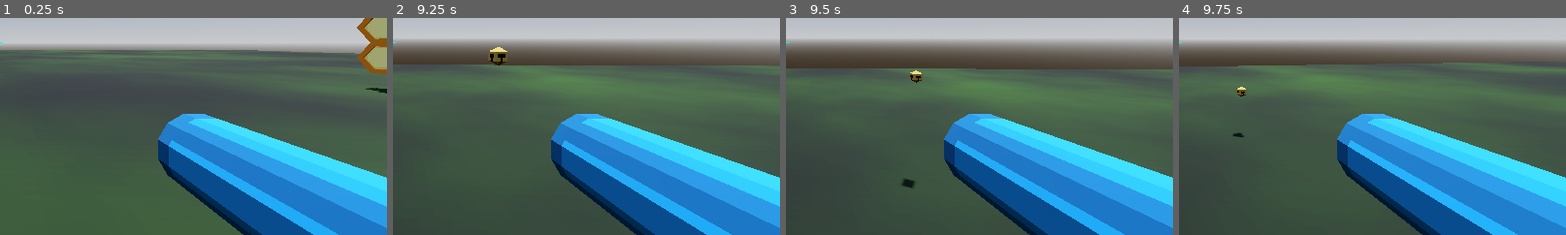
Above: before the commit, frames 1-4 (left to right).
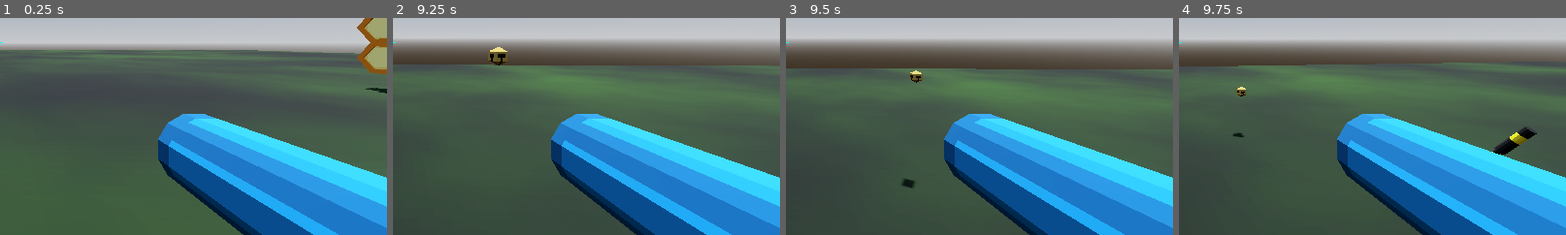
Above: after the commit, the same moments.

Repository: partkyle/bellhivers
Game: Godot game, scene res://scenes/main.tscn
Two runs of this game, one before a commit and one after it. Both use one fixed random seed, a clock stepped at 60 frames per second and the inputs below.
Inputs (mouse positions are % of the whole screen's width and height, from its top left):
- Up to frame 1 (0.25 s): no input
- Up to frame 2 (9.25 s): tap Enter at 0.5 s; move the mouse to (55, 50) at 0.52 s; press the mouse at (55, 50) at 0.53 s; hold W (move_up) 0.53-5.78 s; tap Space (jump) at 0.77, 1.52, 2, 3.02, 3.77, 4.52, 6.02, 6.77, 7.52, 9.02 s; move the mouse to (45, 50) at 1.27 s; release the mouse at (45, 50) at 1.28 s; click (45, 50) at 1.35 s; move the mouse to (52, 48) at 2.02 s; press the mouse at (52, 48) at 2.03 s; tap 1 (grenade) every 2.25 s from 2.1 to 8.85 s; move the mouse to (49, 52) at 2.77 s; release the mouse at (49, 52) at 2.78 s; click (49, 52) at 2.85 s; move the mouse to (57, 51) at 3.52 s; press the mouse at (57, 51) at 3.53 s; move the mouse to (42, 49) at 4.27 s; release the mouse at (42, 49) at 4.28 s; click (42, 49) at 4.55 s; move the mouse to (51, 50) at 5.02 s; press the mouse at (51, 50) at 5.03 s; move the mouse to (46, 48) at 5.77 s; release the mouse at (46, 48) at 5.78 s; hold D (move_right) 5.78-6.53 s; click (46, 48) at 5.85 s; move the mouse to (55, 50) at 6.52 s; press the mouse at (55, 50) at 6.53 s; hold W (move_up) 6.53-8.78 s; move the mouse to (45, 50) at 7.27 s; release the mouse at (45, 50) at 7.28 s; click (45, 50) at 7.35 s; move the mouse to (52, 48) at 8.02 s; press the mouse at (52, 48) at 8.03 s; move the mouse to (49, 52) at 8.77 s; release the mouse at (49, 52) at 8.78 s; hold A (move_left) from 8.78 s (still down); click (49, 52) at 9.05 s
- Up to frame 3 (9.5 s): keep holding A (move_left)
- Up to frame 4 (9.75 s): move the mouse to (57, 51) at 9.52 s; release A (move_left) at 9.53 s; press the mouse at (57, 51) at 9.53 s; hold W (move_up) from 9.53 s (still down)
The pictures show only the part of the screen within x 50-100%, y 44-94%; the shares and areas given below are measured in that part.

Frames 1-3 are identical in both runs. In frame 4, 0.6% of the frame differs, in the area x 80-93%, y 50-63%.

Commit message:
aggro system

Diff:
--- a/bodies/bee.gd
+++ b/bodies/bee.gd
@@ -4,9 +4,12 @@
 
 @export var speed := 4.0
 @export var patrol_range := Vector2(-5, 5)
+@export var notify_community_delay := 1.0
 
 @onready var bee_model = $bee_model
 @onready var patrol_timer = $PatrolTimer
+@onready var enemy_community = $enemy_community
+@onready var aggro_alert = $AggroAlert
 
 var initial_position : Vector3
 var patrol_position : Vector3
@@ -37,24 +40,28 @@
 	move_and_slide()
 
 
-func hit():
-	destroy()
+func hit(attacker: Node3D):
+	bee_model.destroy()
+	await get_tree().create_timer(notify_community_delay).timeout
+	for e in enemy_community.get_overlapping_bodies():
+		e.acquire_target(attacker)
+	queue_free()
+
 
 func bell_smash():
+	bee_model.destroy()
 	queue_free()
 
 func _on_player_locator_body_entered(body):
 	patrol_timer.stop()
-	target = body
+	acquire_target(body)
 
+func acquire_target(t: Node3D):
+	target = t
+	aggro_alert.play()
 
 func _on_player_locator_body_exited(body):
 	target = null
-
-
-func destroy():
-	bee_model.destroy()
-	queue_free()
 
 
 func set_patrol_position():
--- a/bodies/bee.tscn
+++ b/bodies/bee.tscn
@@ -1,7 +1,8 @@
-[gd_scene load_steps=6 format=3 uid="uid://brgjwjphru0r"]
+[gd_scene load_steps=7 format=3 uid="uid://brgjwjphru0r"]
 
 [ext_resource type="Script" path="res://bodies/bee.gd" id="1_0hl8t"]
 [ext_resource type="PackedScene" uid="uid://7wo3basgcosp" path="res://bodies/bee_model.tscn" id="2_n8hg6"]
+[ext_resource type="AudioStream" uid="uid://du255nsrka5mh" path="res://assets/sounds/Hit_Hurt13.wav" id="3_qssah"]
 
 [sub_resource type="CapsuleShape3D" id="CapsuleShape3D_kqeck"]
 radius = 0.7
@@ -11,12 +12,12 @@
 height = 10.0
 radius = 10.0
 
-[sub_resource type="CylinderShape3D" id="CylinderShape3D_18utf"]
-height = 20.0
+[sub_resource type="SphereShape3D" id="SphereShape3D_cbwkg"]
+radius = 5.0
 
 [node name="Bee" type="CharacterBody3D"]
 collision_layer = 2
-collision_mask = 258
+collision_mask = 266
 script = ExtResource("1_0hl8t")
 
 [node name="bee_model" parent="." instance=ExtResource("2_n8hg6")]
@@ -37,12 +38,15 @@
 collision_mask = 2
 
 [node name="CollisionShape3D" type="CollisionShape3D" parent="enemy_community"]
-shape = SubResource("CylinderShape3D_18utf")
+shape = SubResource("SphereShape3D_cbwkg")
 
 [node name="PatrolTimer" type="Timer" parent="."]
 wait_time = 2.0
 autostart = true
 
+[node name="AggroAlert" type="AudioStreamPlayer3D" parent="."]
+stream = ExtResource("3_qssah")
+
 [connection signal="body_entered" from="player_locator" to="." method="_on_player_locator_body_entered"]
 [connection signal="body_exited" from="player_locator" to="." method="_on_player_locator_body_exited"]
 [connection signal="timeout" from="PatrolTimer" to="." method="_on_patrol_timer_timeout"]
--- a/bodies/hive.tscn
+++ b/bodies/hive.tscn
@@ -18,8 +18,8 @@
 autostart = true
 
 [node name="HitArea" type="StaticBody3D" parent="."]
-collision_layer = 10
-collision_mask = 10
+collision_layer = 8
+collision_mask = 8
 script = ExtResource("4_ahmo7")
 
 [node name="CollisionShape3D" type="CollisionShape3D" parent="HitArea"]
--- a/scripts/player.gd
+++ b/scripts/player.gd
@@ -84,7 +84,7 @@
 	var result = space_state.intersect_ray(query)
 	if result:
 		if result.collider and result.collider.has_method('hit'):
-			result.collider.hit()
+			result.collider.hit(self)
 
 func fire_projectile():
 	var bullet : Bullet = bullet_scn.instantiate()
